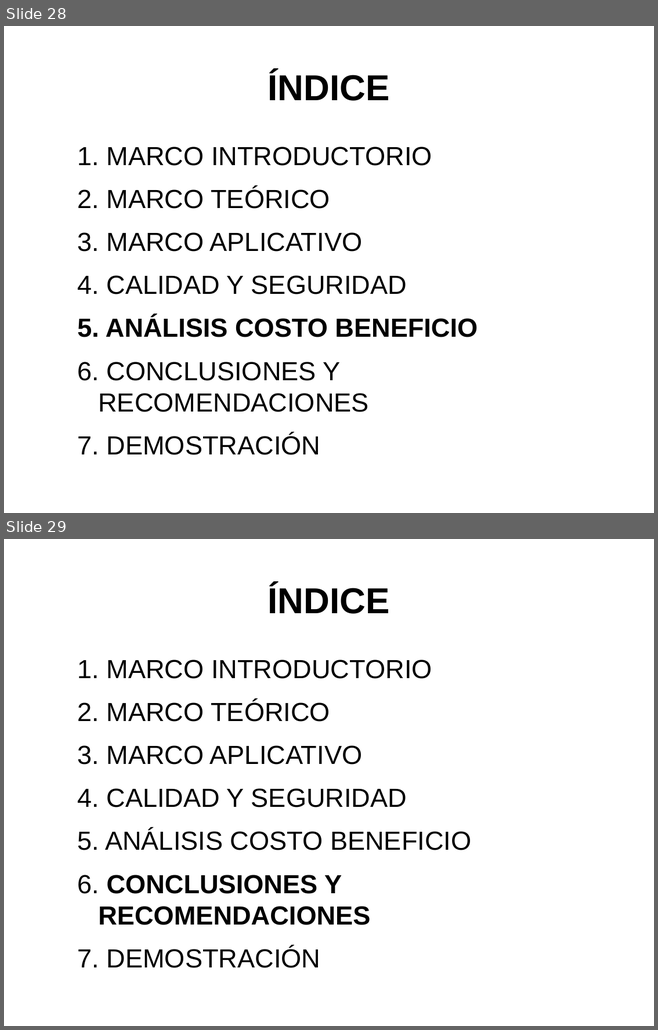
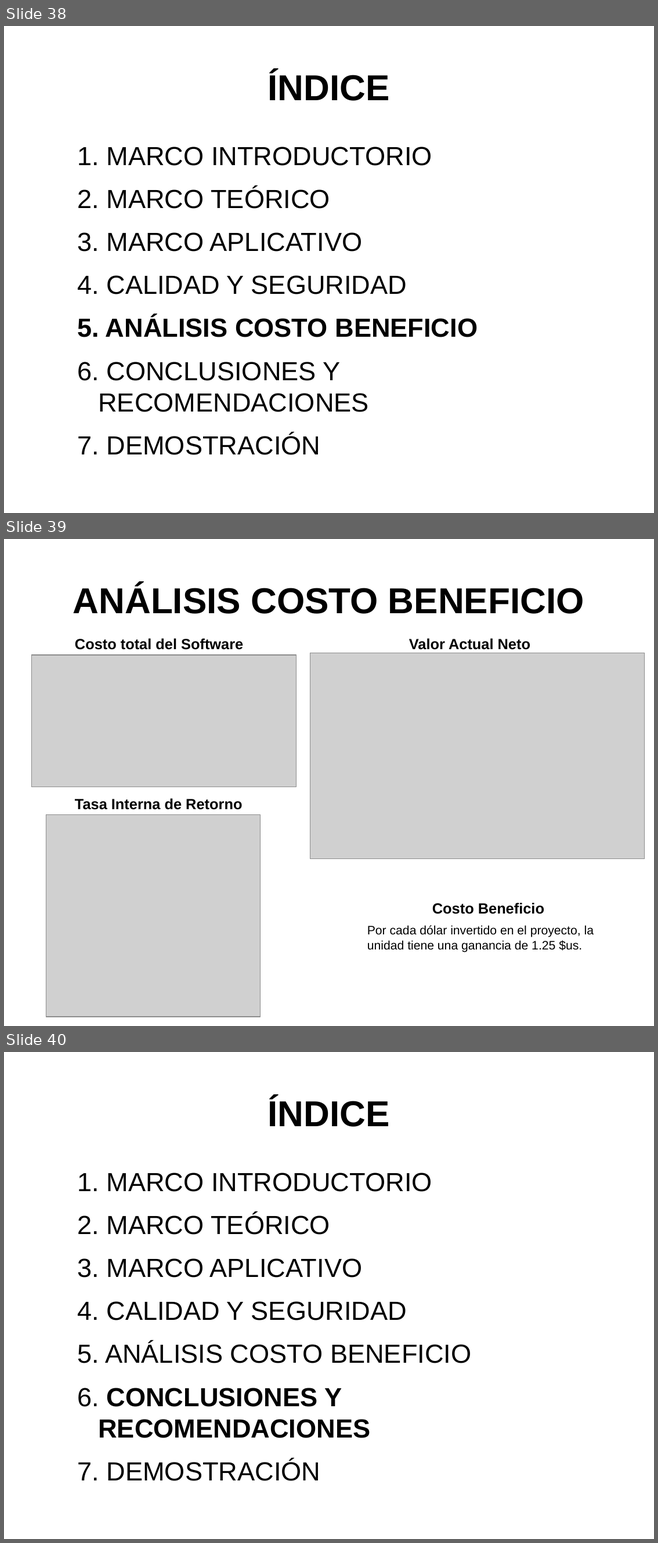
Before and after one commit to artmint/proyectoG, a slide deck: PRESENTACION - PROYECTO.odp. Shown one above the other, each under a label of ours: slides 28 and 29 before the commit, slides 38, 39 and 40 after it. The pictures are 658x1030 and 658x1543 pixels, drawn with LibreOffice and Linux fonts; fonts in the diff are those of the drawing; grey boxes stand for pictures. Boxes give left, top, right and bottom in pixels: in the first picture for what was removed or moved away, otherwise in the second. Text is boxed around its words. In the diff, an @@ line names an element or a change of style, - is before the commit and + after.

```diff
--- a/PRESENTACION - PROYECTO.odp
+++ b/PRESENTACION - PROYECTO.odp
@@ slide 39 added at (4,539,654,1026), background #FFFFFF @@
@@ title added at (73,584,584,614), 44 pt, text #000000, bold @@
+ANÁLISIS COSTO BENEFICIO
@@ text added at (75,638,243,650), 18 pt, text #000000, bold @@
+Costo total del Software
@@ text added at (409,638,530,650), 18 pt, text #000000, bold @@
+Valor Actual Neto
@@ picture added at (32,655,296,787) @@
@@ picture added at (310,653,645,859) @@
@@ text added at (75,798,242,810), 18 pt, text #000000, bold @@
+Tasa Interna de Retorno
@@ picture added at (46,815,260,1017) @@
@@ text added at (432,903,544,914), 18 pt, text #000000, bold @@
+Costo Beneficio
@@ text added at (367,925,593,953), 15 pt, text #000000 @@
+Por cada dólar invertido en el proyecto, la unidad tiene una ganancia de 1.25 $us.
@@ what was slide 28 is now slide 38 @@
@@ what was slide 29 is now slide 40 @@
```
Also in this commit, not shown: 6 slides changed, 15 other slides added, 2 slides removed, 21 other files.
